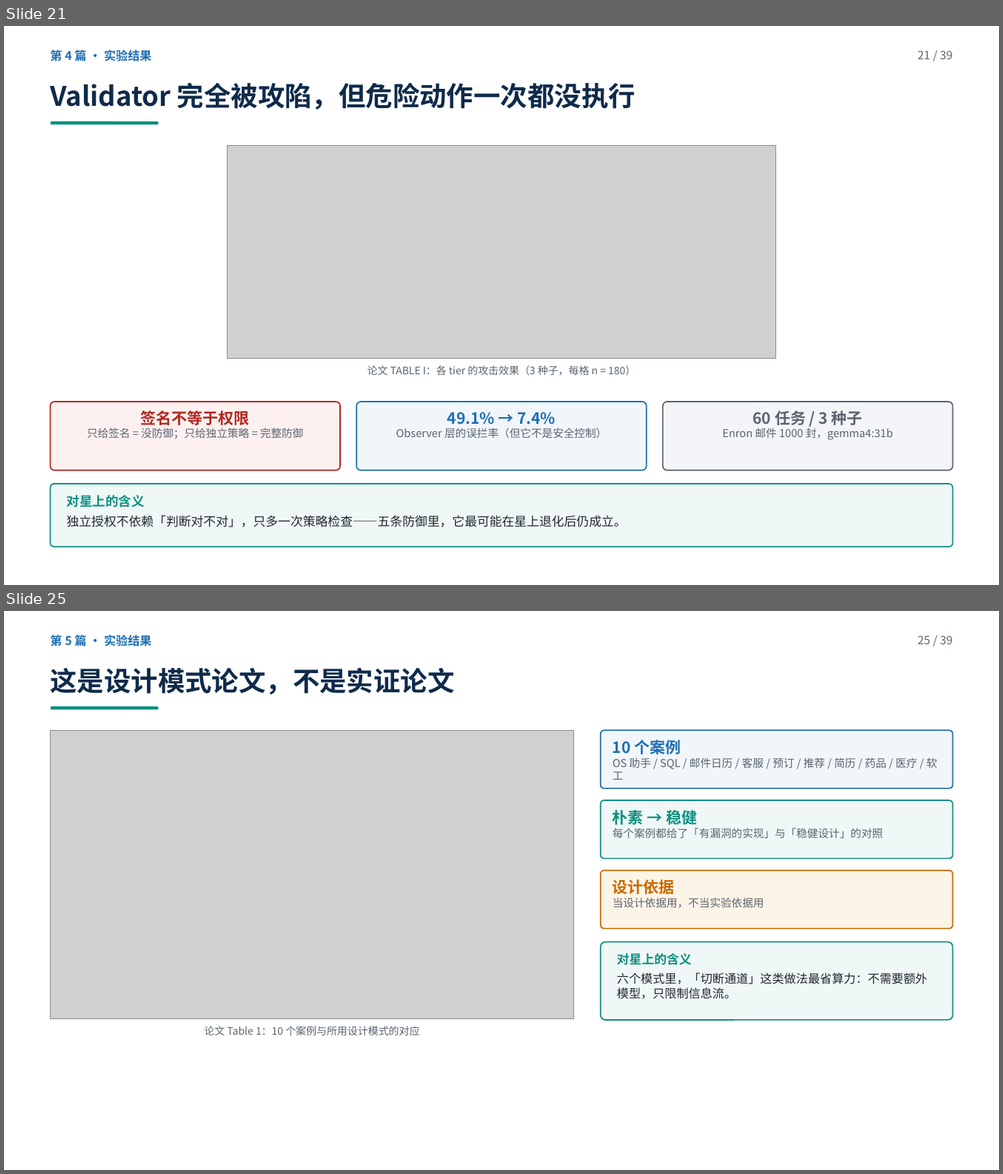
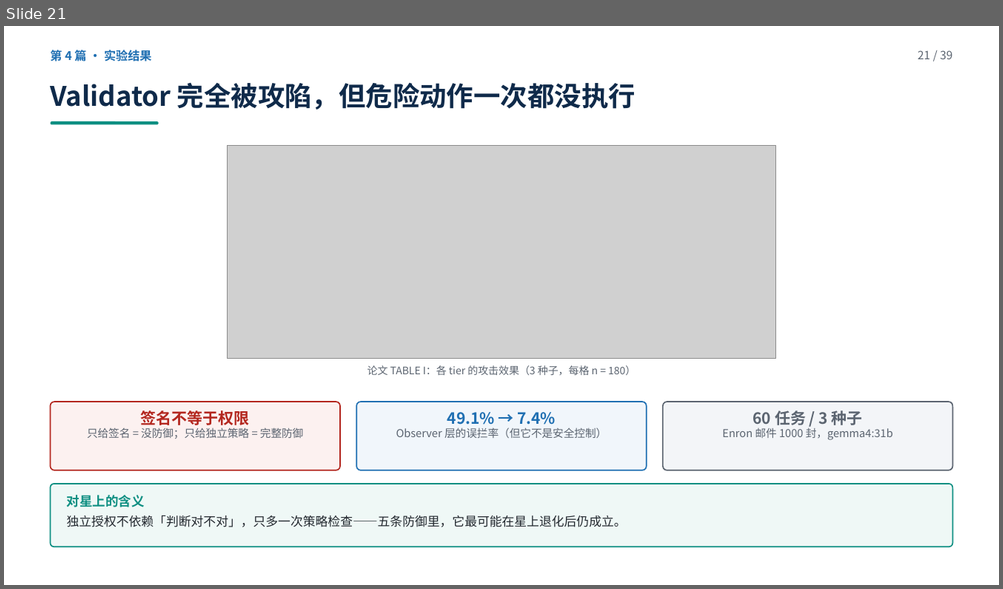
Before and after one commit to yiiiiiii1/multi-agent-remote-sensing, a slide deck: 阶段2-卫星多智能体防御/presentations/卫星多智能体安全调研汇报.pptx. Shown one above the other, each under a label of ours: slides 21 and 25 before the commit, slide 21 after it; the slides between them are not shown. The pictures are 1003x1174 and 1003x589 pixels, drawn with LibreOffice and Linux fonts; fonts in the diff are those of the drawing; grey boxes stand for pictures. Boxes give left, top, right and bottom in pixels: in the first picture for what was removed or moved away, otherwise in the second. Text is boxed around its words. In the diff, an @@ line names an element or a change of style, - is before the commit and + after.

Commit message:
换掉两篇：A1（workshop，防御被后来者盖住）→ Peak+Accumulation（多步检测+极轻）；B2 Design Patterns（无实验）→ SkyGuard（卫星，唯一可部署）。共 39 页，讲稿重编号为 28 分钟

```diff
--- a/阶段2-卫星多智能体防御/presentations/卫星多智能体安全调研汇报.pptx
+++ b/阶段2-卫星多智能体防御/presentations/卫星多智能体安全调研汇报.pptx
@@ slide 25 removed at box(4, 611, 999, 1170), background #FFFFFF @@
@@ text removed at box(50, 633, 151, 649) @@
-第 5 篇 · 实验结果
@@ text removed at box(917, 635, 952, 644) @@
-25 / 39
@@ text removed at box(50, 668, 454, 695) @@
-这是设计模式论文，不是实证论文
@@ rounded rectangle removed at box(51, 706, 159, 709) @@
@@ picture removed at box(51, 730, 573, 1019) @@
@@ rounded rectangle removed at box(600, 730, 952, 789) @@
@@ text removed at box(612, 740, 937, 780) @@
-10 个案例
-OS 助手 / SQL / 邮件日历 / 客服 / 预订 / 推荐 / 简历 / 药品 / 医疗 / 软工
@@ rounded rectangle removed at box(600, 800, 952, 859) @@
@@ text removed at box(612, 808, 882, 838) @@
-朴素 → 稳健
-每个案例都给了「有漏洞的实现」与「稳健设计」的对照
@@ rounded rectangle removed at box(600, 871, 952, 929) @@
@@ text removed at box(612, 880, 764, 908) @@
-设计依据
-当设计依据用，不当实验依据用
@@ rounded rectangle removed at box(600, 943, 952, 1021) @@
@@ text removed at box(617, 953, 927, 999) @@
-对星上的含义
-六个模式里，「切断通道」这类做法最省算力：不需要额外模型，只限制信息流。
@@ text removed at box(204, 1026, 419, 1036) @@
-论文 Table 1：10 个案例与所用设计模式的对应
```
Also in this commit, not shown: 21 slides changed, 7 slides added, 6 other slides removed, 27 other files.
